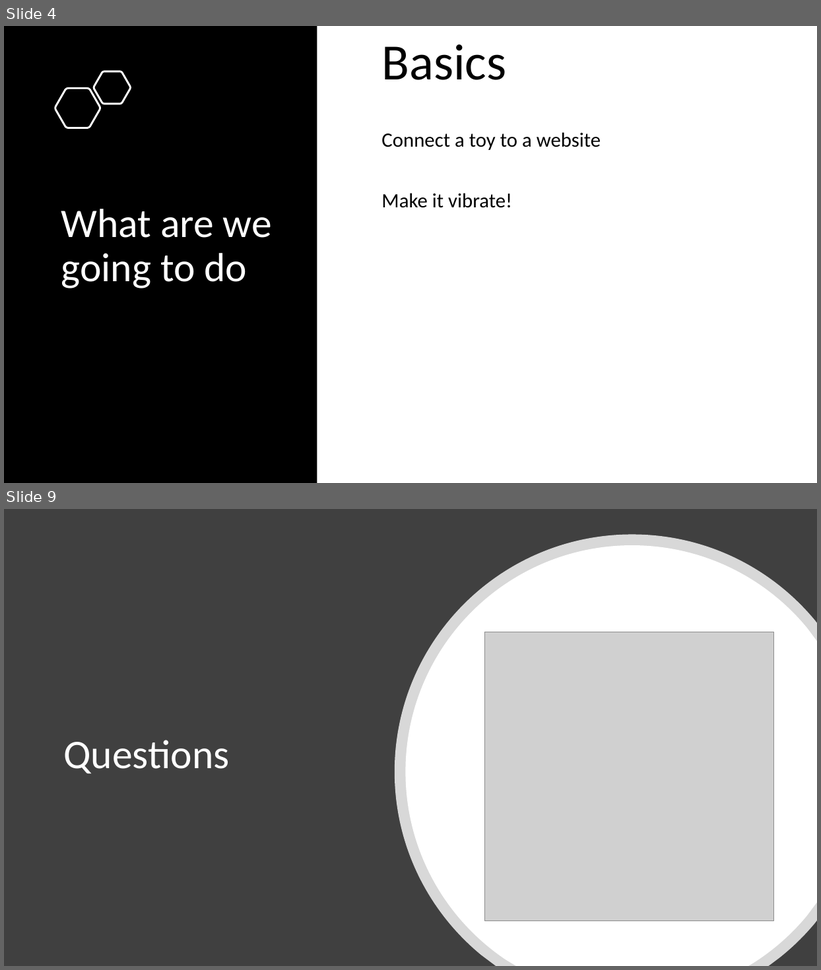
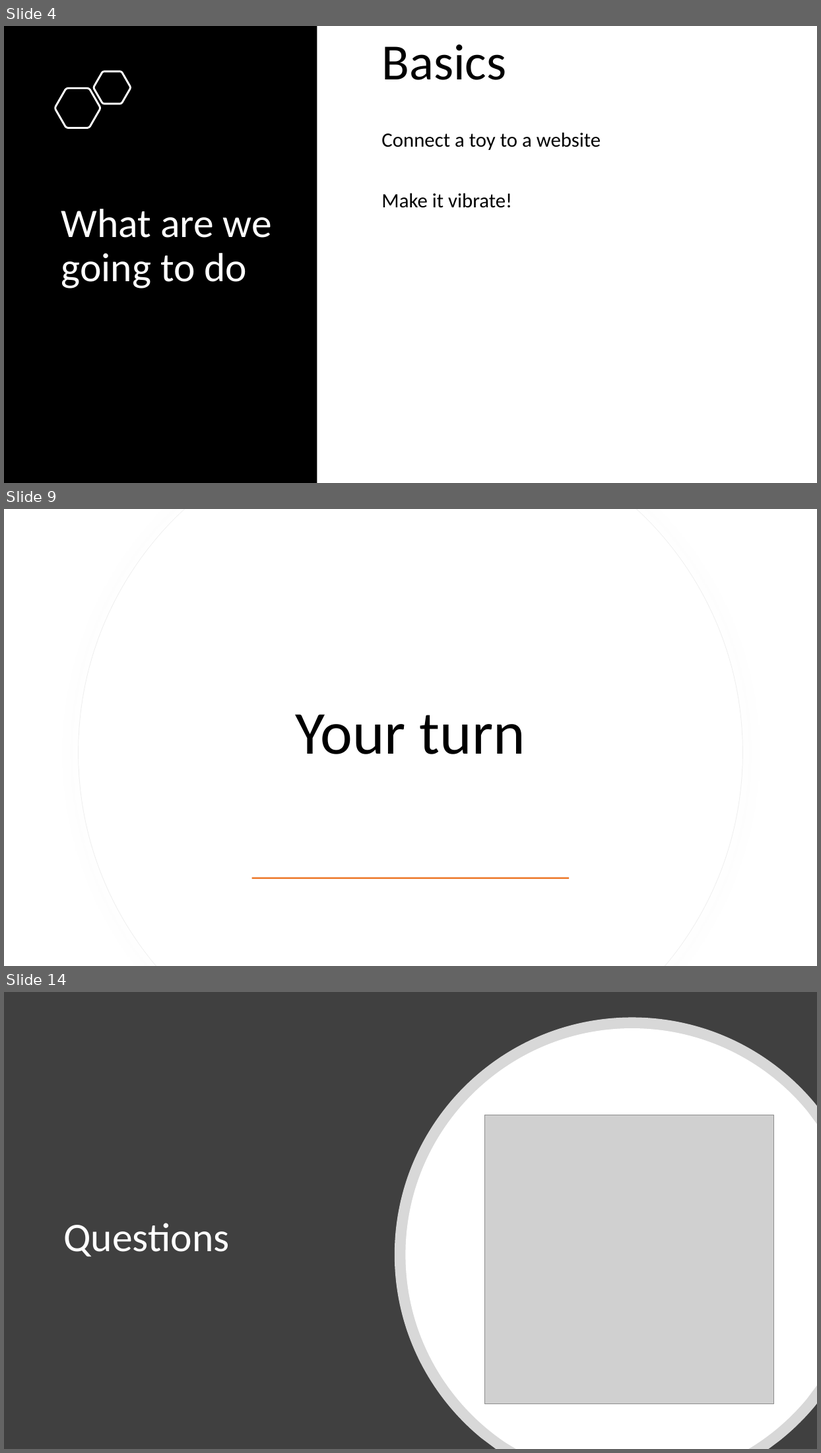
Before and after one commit to mark-ritchie/LetsHackYourToy, a slide deck: LetsHackYourToy.pptx. Shown one above the other, each under a label of ours: slides 4 and 9 before the commit, slides 4, 9 and 14 after it; the slides between them are not shown. The pictures are 821x970 and 821x1453 pixels, drawn with LibreOffice and Linux fonts; fonts in the diff are those of the drawing; grey boxes stand for pictures. Boxes give left, top, right and bottom in pixels: in the first picture for what was removed or moved away, otherwise in the second. Text is boxed around its words. In the diff, an @@ line names an element or a change of style, - is before the commit and + after.

```diff
--- a/LetsHackYourToy.pptx
+++ b/LetsHackYourToy.pptx
@@ slide 9 added at (4, 509, 817, 966), background #FFFFFF @@
@@ freeform shape added at (79, 509, 743, 966), fill #FFFFFF, outline #EFEFEF 0.75 pt @@
@@ freeform shape added at (79, 509, 743, 966), fill #FFFFFF @@
@@ title added at (296, 714, 525, 755), 72 pt, text #000000 @@
+Your turn
@@ rectangle added at (252, 877, 570, 879), fill #ED7D31 @@
@@ what was slide 9 is now slide 14 @@
```
Also in this commit, not shown: 3 slides changed, 4 other slides added.
